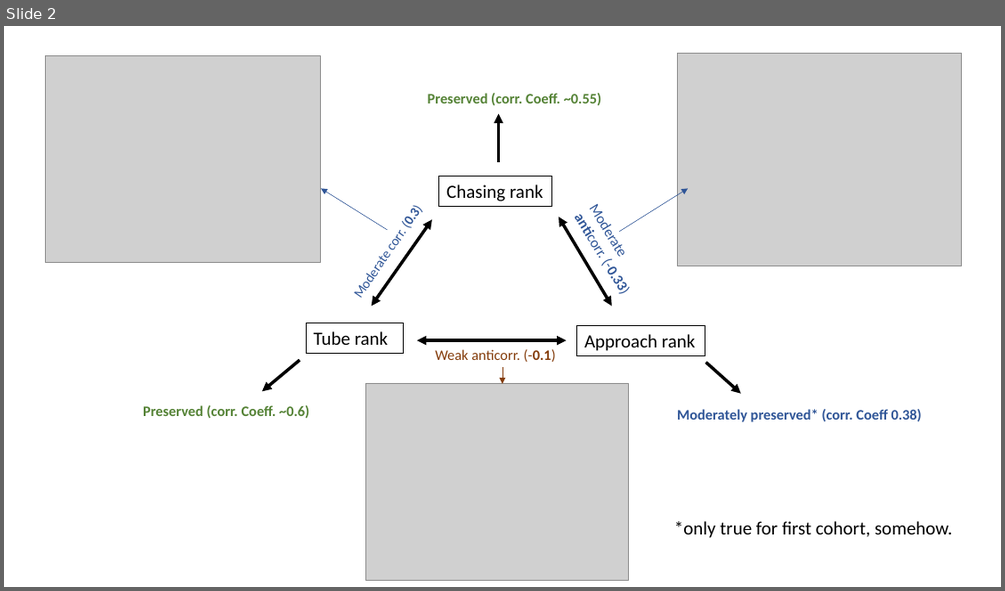
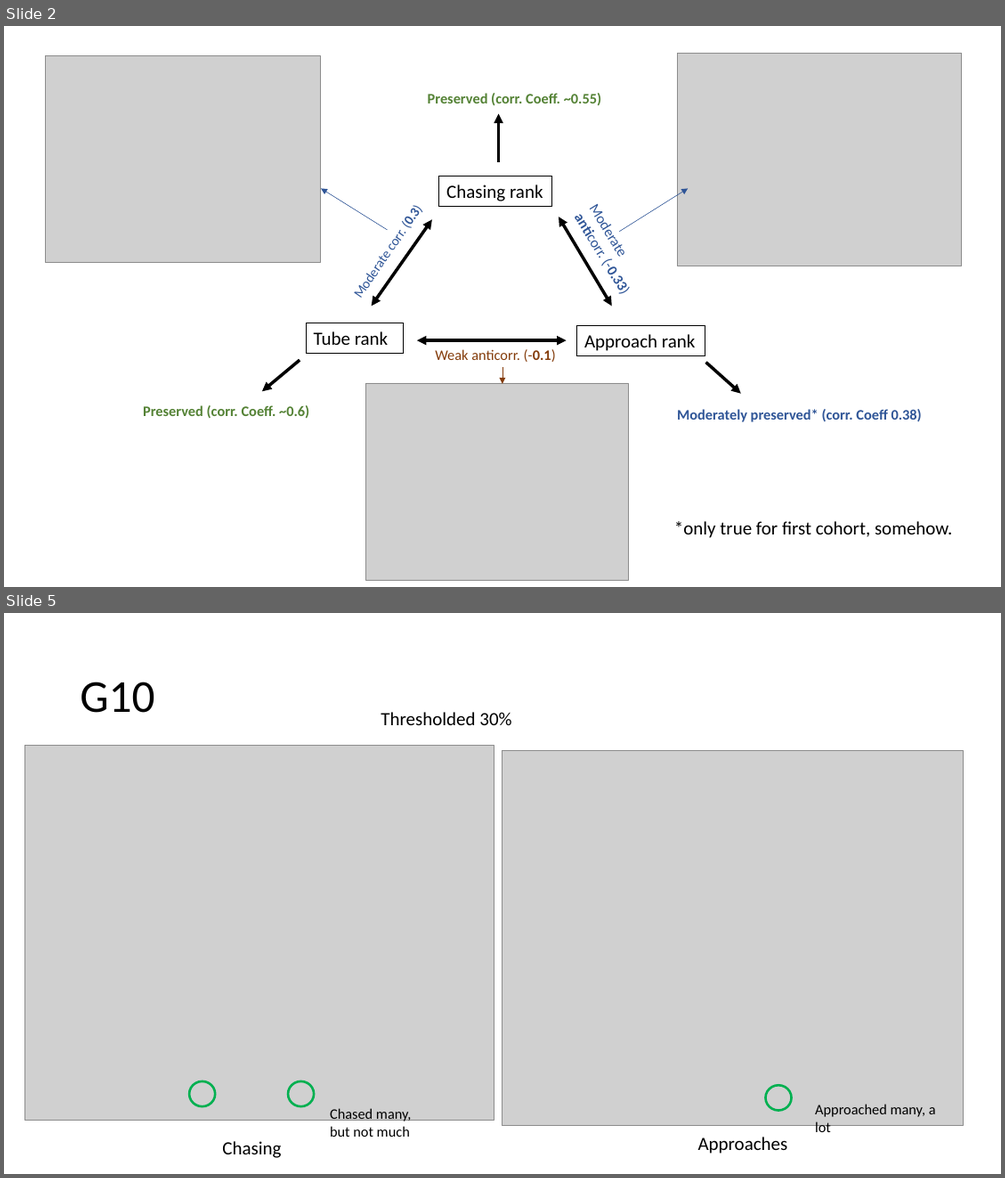
Before and after one commit to KelschLAB/NoSeMaze-stableRichClubs, a slide deck: plots/sumup_26112024.pptx. Shown one above the other, each under a label of ours: slide 2 before the commit, slides 2 and 5 after it; the slides between them are not shown. The pictures are 1005x591 and 1005x1178 pixels, drawn with LibreOffice and Linux fonts; fonts in the diff are those of the drawing; grey boxes stand for pictures. Boxes give left, top, right and bottom in pixels: in the first picture for what was removed or moved away, otherwise in the second. Text is boxed around its words. In the diff, an @@ line names an element or a change of style, - is before the commit and + after.

```diff
--- a/plots/sumup_26112024.pptx
+++ b/plots/sumup_26112024.pptx
@@ slide 5 added at <box>4,613,1001,1174</box>, background #FFFFFF @@
@@ title added at <box>80,682,154,713</box>, 44 pt, text #000000 @@
+G10
@@ text added at <box>380,712,511,725</box>, 18 pt, text #000000 @@
+Thresholded 30%
@@ picture added at <box>25,746,494,1120</box> @@
@@ picture added at <box>502,751,963,1126</box> @@
@@ ellipse added at <box>189,1081,216,1107</box>, outline #00B050 2.25 pt @@
@@ ellipse added at <box>288,1081,315,1107</box>, outline #00B050 2.25 pt @@
@@ ellipse added at <box>765,1085,792,1111</box>, outline #00B050 2.25 pt @@
@@ text added at <box>330,1108,412,1136</box>, 14 pt, text #000000 @@
+Chased many, but not much
@@ text added at <box>815,1103,936,1136</box>, 14 pt, text #000000 @@
+Approached many, a lot
@@ text added at <box>222,1141,281,1158</box>, 18 pt, text #000000 @@
+Chasing
@@ text added at <box>698,1136,788,1153</box>, 18 pt, text #000000 @@
+Approaches
```
Also in this commit, not shown: 1 slide changed, 2 other slides added.
